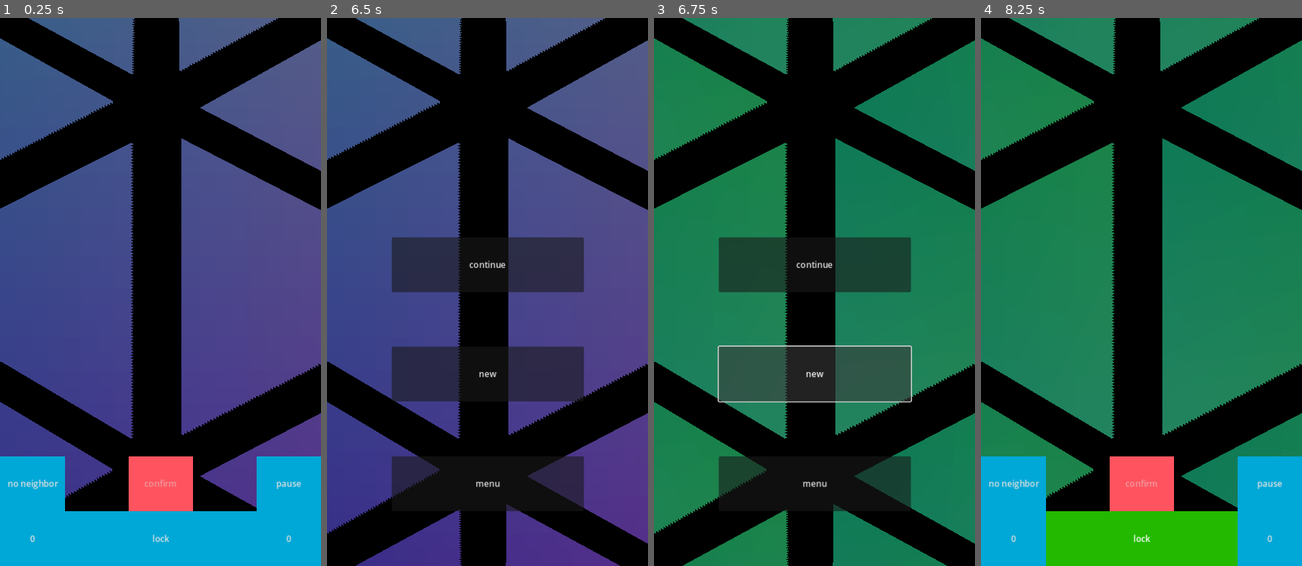
Above: before the commit, frames 1-4 (left to right).
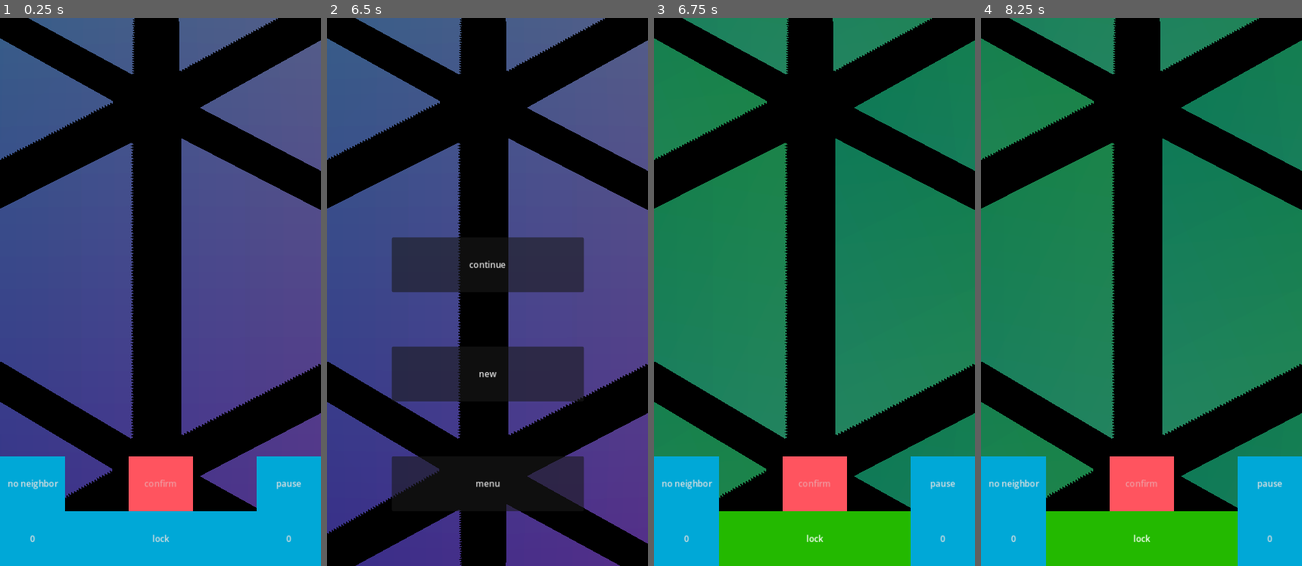
Above: after the commit, the same moments.

Repository: WalynC/sphereSweeperGodot
Game: Godot game, scene res://game.tscn
Same seed, same stepped clock (60 frames per second), same inputs: the game is played once before the commit and once after it.
Inputs (mouse positions are in pixels of both pictures, inside the frame that each line leads up to):
- Up to frame 1 (0.25 s): no input
- Up to frame 2 (6.5 s): click "0" at 0.5 s; click "lock" at 1.25 s; click "0" at 2 s; click "0:00" at 2.75 s; click "no neighbor" at 3.5 s; click "once" at 4.25 s; click "many" at 5 s; click "pause" at 5.75 s
- Up to frame 3 (6.75 s): click "new" at 6.5 s
- Up to frame 4 (8.25 s): click (1141, 374) at 7.25 s, where only the run before the commit has a clickable "new"; click (1141, 264) at 8 s, where only the run before the commit has a clickable "continue"

Frames 1-2 are identical in both runs. In frame 3, 29% of the frame differs, in the area x 0-100%, y 40-100%; in frame 4, nothing differs.

Commit message:
Continued work on saving, replacing timeBeforeFirstSelect with visualTime

Diff:
--- a/Board.gd
+++ b/Board.gd
@@ -397,6 +397,8 @@
 			SaveManager.saveData.mineHit = true
 			SaveManager.saveData.selectArr.append(indexArr)
 			SaveManager.saveData.selected.append(index)
+			gm.paused = true
+			SaveManager.save_data()
 			gm.lose()
 	else:
 		for i in indexArr:
@@ -425,6 +427,8 @@
 		if doneCheck.size() > 0:
 			if nonMines == 0:
 				won = true
+				gm.paused = true
+				if (GameManager.gameMode != 2): SaveManager.save_data()
 				gm.win()
 			else:
 				FlagAction.Start()
--- a/GameManager.gd
+++ b/GameManager.gd
@@ -69,17 +69,19 @@
 	gameRNG.seed = SaveManager.saveData.seed
 	visRNG.seed = SaveManager.saveData.visualSeed
 	SaveManager.saveData.percentMined = board.percentMined
+	SaveManager.saveData.size = board.subdiv
 
 func reset_game():
 	reset_save_game()
 	board.ResetBoard()
+	paused = false
 
 func reset_save_game():
-	var newGame = SaveData.new()
-	#some data needs to be carried over
-	newGame.timeBeforeFirstSelect += SaveManager.saveData.time + SaveManager.saveData.timeBeforeFirstSelect
-	newGame.visualSeed = SaveManager.saveData.visualSeed
-	SaveManager.saveData = newGame
+	SaveManager.saveData = SaveData.new()
+	GameTimer.elapsed = 0
+	SaveManager.saveData.visualSeed = SaveManager.saveData.visualSeed
+	SaveManager.saveData.percentMined = board.percentMined
+	SaveManager.saveData.size = board.subdiv
 	#setup data
 	SaveManager.saveData.seed = Time.get_unix_time_from_system()
 
--- a/LoseScreen.gd
+++ b/LoseScreen.gd
@@ -16,6 +16,7 @@
 	emit_signal("restart_button")
 
 func _continue_pressed():
+	gm.paused = false
 	emit_signal("continue_button")
 
 func _menu_pressed():
--- a/SaveData.gd
+++ b/SaveData.gd
@@ -16,7 +16,7 @@
 @export var selected:Array
 @export var selectArr:Array
 @export var flagActs:Array
-@export var timeBeforeFirstSelect:float
+@export var visualTime:float
 
 func ToData():
 	var flagActsData = []
@@ -37,7 +37,7 @@
 		"selected":selected,
 		"selectArr":selectArr,
 		"flagActs":flagActsData,
-		"timeBeforeFirstSelect":timeBeforeFirstSelect
+		"visualTime":visualTime
 	}
 	return data
 
@@ -61,4 +61,4 @@
 	visualSeed = data.visualSeed
 	selected = data.selected
 	selectArr = data.selectArr
-	timeBeforeFirstSelect = data.timeBeforeFirstSelect
+	visualTime = data.visualTime
--- a/Timer.gd
+++ b/Timer.gd
@@ -10,6 +10,7 @@
 func _process(delta):
 	if (!gm.paused):
 		if (gm.board.boardGenerated): elapsed += delta
+	SaveManager.saveData.visualTime += delta
 	if (secondsOnly):
 		text = str(elapsed as int)
 	else:
--- a/game.tscn
+++ b/game.tscn
@@ -201,5 +201,5 @@
 [connection signal="toggled" from="Control/LockButton" to="Control/LockButton" method="_on_toggled"]
 [connection signal="pressed" from="Control/Timer" to="Control/Timer" method="_on_pressed"]
 [connection signal="new_game" from="PauseMenu" to="." method="reset_game"]
+[connection signal="new_game" from="PauseMenu" to="Control" method="show"]
 [connection signal="unpause_game" from="PauseMenu" to="Control" method="show"]
-[connection signal="unpause_game" from="PauseMenu" to="PauseMenu" method="hide"]
--- a/pause_menu.tscn
+++ b/pause_menu.tscn
@@ -39,6 +39,8 @@
 anchor_bottom = 0.5
 text = "continue"
 
+[connection signal="new_game" from="." to="." method="hide"]
+[connection signal="unpause_game" from="." to="." method="hide"]
 [connection signal="pressed" from="menu" to="." method="go_to_main_menu"]
 [connection signal="pressed" from="new" to="." method="_on_new_game_pressed"]
 [connection signal="pressed" from="continue" to="." method="unpause"]
